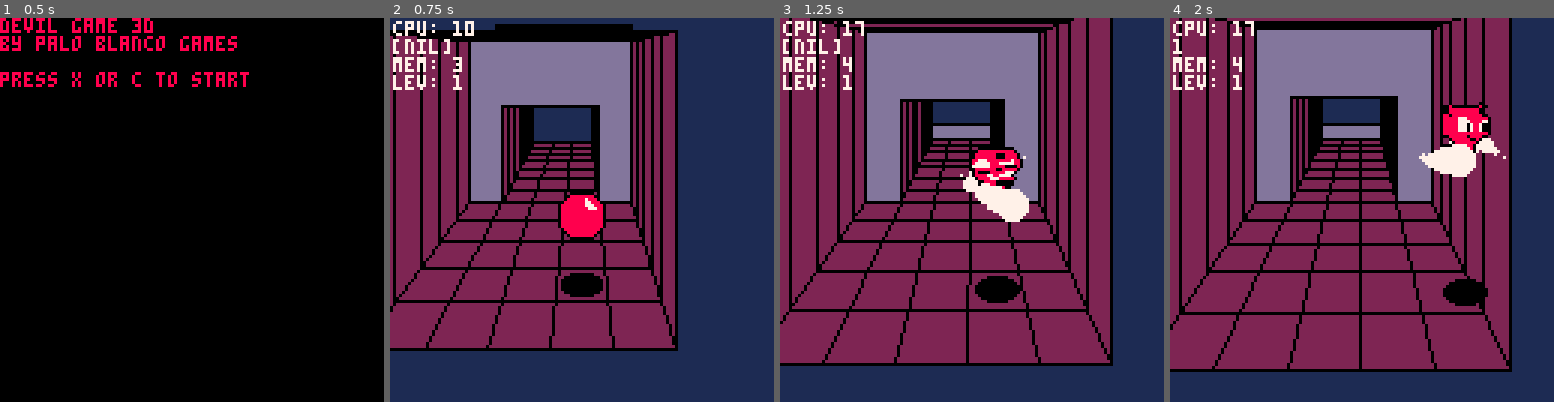
Above: before the commit, frames 1-4 (left to right).
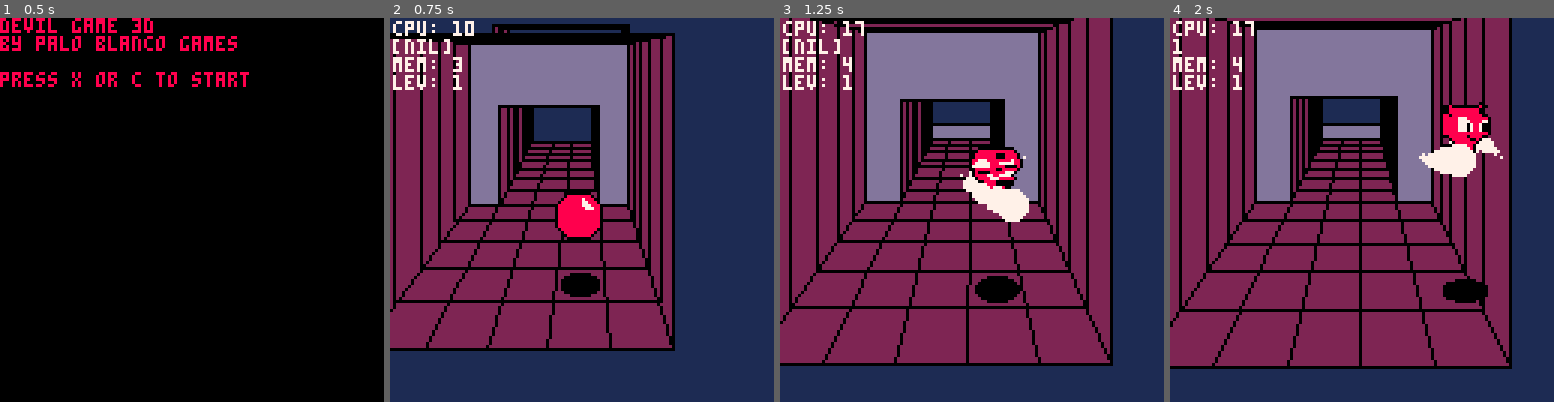
Above: after the commit, the same moments.

Repository: paloblanco/devilgame
Game: PICO-8 cartridge devilgame.p8
Two runs of this game, one before a commit and one after it. Both use one fixed random seed, a clock stepped at 60 frames per second and the inputs below.
Inputs:
- Up to frame 1 (0.5 s): tap X (X key) at 0.33 s
- Up to frame 2 (0.75 s): tap O (Z key) at 0.7 s
- Up to frame 3 (1.25 s): tap X (X key) at 1.07 s
- Up to frame 4 (2 s): hold Right from 1.6 s (still down); tap O (Z key) at 1.7 s; tap X (X key) at 1.85 s

Frame 1 is identical in both runs. In frame 2, 8.9% of the frame differs, in the area x 0-75%, y 1-87%; in frame 3, 1.2%; in frame 4, 3.2%.

Commit message:
fixed sentry behavior

Diff:
--- a/devilgame.p8
+++ b/devilgame.p8
@@ -108,6 +108,13 @@
 function actor:bump_me(other)
 end
 
+function actor:hurt_me()
+	if self.blink <= 0 then
+		self.blink=60
+		self.hurt=20
+		freeze=20
+	end
+end
 
 function actor:bump_check()
 	for a in all(self.myzone.actors) do
@@ -870,27 +879,36 @@
 spikes.sp=75
 spikes.pix=8
 spikes.shadow=false
+spikes.hcount=1
 
 function spikes:bump_me(other)
-	if other.blink <= 0 then
-		other.blink=60
-		other.hurt=20
-		freeze=20
-	end
-end
-
-function spikes:update()
- if not self.ball then
- 	if self.x+1 < self.myzone.x1 then
- 		ss = spikes:new({x=self.x+1,y=self.y,z=self.z})
- 		ss:assign_zone(self.myzone)
- 	end
- 	if self.y+1 < self.myzone.y1 then
- 		ss = spikes:new({x=self.x,y=self.y+1,z=self.z})
- 		ss:assign_zone(self.myzone)
- 	end
- 	self.ball = true
- end
+	other:hurt_me()
+end
+
+function spikes:zone_special(z)
+ self.hcount=z.x1+0.5-self.x
+ if self.y+1 < z.y1 then
+		ss = spikes:new({x=self.x,y=self.y+1,z=self.z})
+		ss:assign_zone(z)
+	end
+end
+
+function spikes:draw()
+	local xp0,yp0,s0 = point2pix(self.x,self.y+self.yup,self.z+self.zup)
+	local xpix=xp0-s0*0.5*self.size+0.5+self.xpadd
+	local ypix=yp0-s0*self.size+self.ypadd
+
+	for xoff=1,self.hcount,1 do
+		sspr((self.sp%16)*8,
+	     flr(self.sp/16)*8,
+	     self.pix,self.pix,
+	     xpix+(s0*(xoff-1)),ypix,
+	     s0*self.size,s0*self.size,
+	     self.flipme)
+	end
+	self.px = xpix
+	self.py = ypix
+	self.pw = s0*self.size*0.5
 end
 
 balloon = actor:new()
@@ -963,8 +981,8 @@
 		self.dx=0
 		self.dy=0
 	end
-	if (self.y+self.dy < self.myzone.y0) self.bumpwall=3
-	if (self.y+self.dy > self.myzone.y1) self.bumpwall=2
+	if (self.y-0.6+self.dy < self.myzone.y0) self.bumpwall=3
+	if (self.y+0.6+self.dy > self.myzone.y1) self.bumpwall=2
 	self:bounceoffwalls()
 	self.timer += -1
 	self:_move()
@@ -983,10 +1001,8 @@
 		 other.dz=0.5*other.jump
 		 other.airjump=true
 		end
-	elseif other.blink <= 0 then
-		other.blink=60
-		other.hurt=20
-		freeze=20
+	else
+		other:hurt_me()
 	end
 end
 
@@ -999,6 +1015,8 @@
 sentrylr.dx = sentrylr.speed
 
 function sentrylr:update()
+	if (self.y-0.6+self.dy < self.myzone.y0) self.bumpwall=3
+	if (self.y+0.6+self.dy > self.myzone.y1) self.bumpwall=2
 	self:bounceoffwalls()
 	self:_move()
 end
--- a/level1.lua
+++ b/level1.lua
@@ -128,7 +128,7 @@
 }
 add_zone(l31,a31,level1)
 
-l32 = {0,8,8,3,5}
+l32 = {0,6,8,3,5}
 a32 = {
     {nsentryud,3,2,0},
     {nsentryud,4,0,0},
